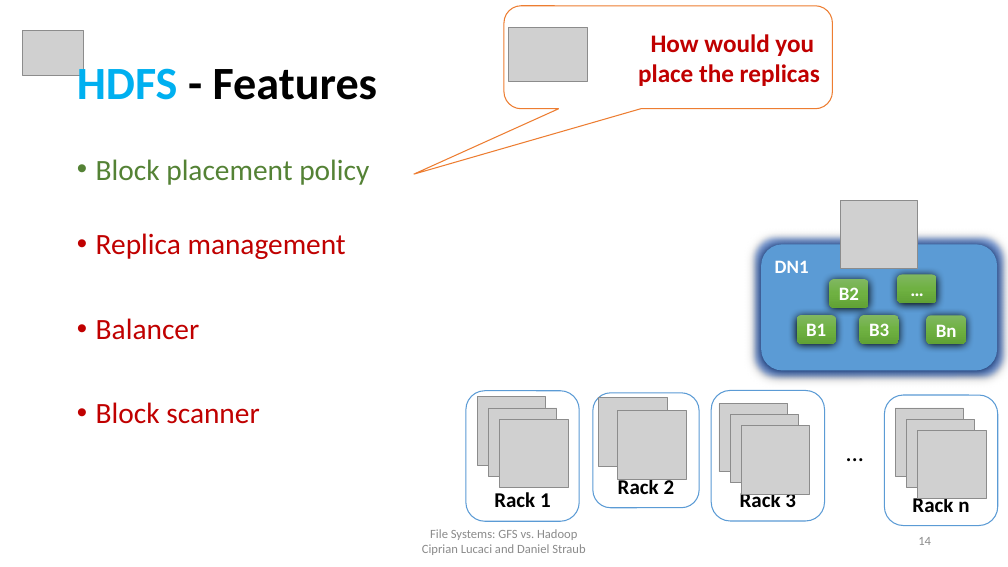
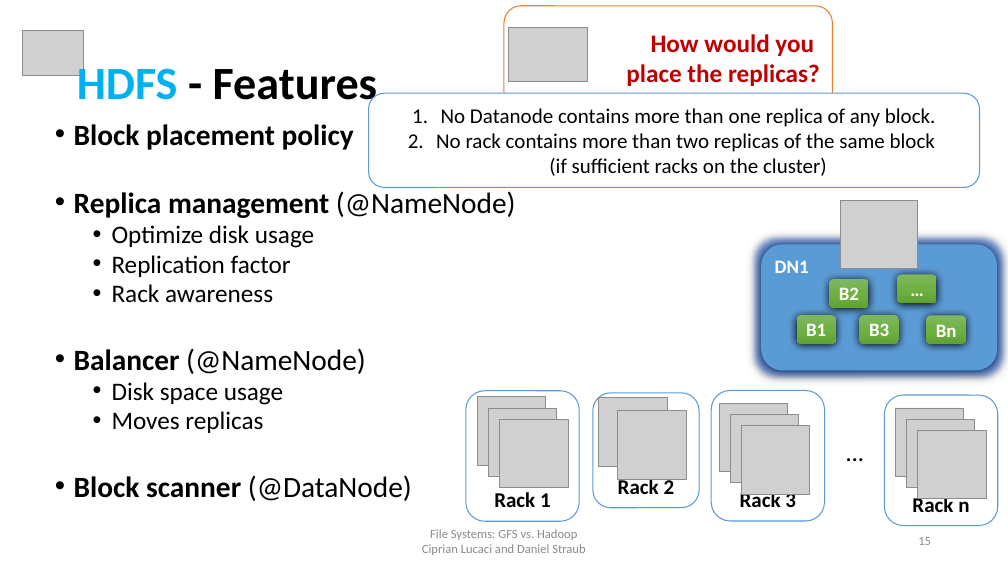
Before and after one commit to cipri7329/ss15-seminar, a slide deck: slide 15 of Presentation/DistributedFileSystems_Cipri.pptx (slide 14 before the commit). Drawn at 1008x567 pixels with LibreOffice and Linux fonts; fonts in the diff are those of the drawing; grey boxes stand for pictures; background and template pictures are left out. Boxes give left, top, right and bottom in pixels: in the first picture for what was removed or moved away, otherwise in the second. Text is boxed around its words. In the diff, an @@ line names an element or a change of style, - is before the commit and + after.

Commit message:
final presentation

```diff
--- a/Presentation/DistributedFileSystems_Cipri.pptx
+++ b/Presentation/DistributedFileSystems_Cipri.pptx
@@ text in rounded speech box at (x1=626, y1=64, x2=820, y2=86): text changed @@
-place the replicas
+place the replicas?
@@ text "Block placement policy" moved from (x1=96, y1=159, x2=369, y2=424) to (x1=74, y1=124, x2=516, y2=501) @@
@@ rounded rectangle added at (x1=369, y1=93, x2=980, y2=188), fill #FFFFFF, outline #5B9BD5 1 pt, 20 pt, text #000000 @@
+1. No Datanode contains more than one replica of any block.
+2. No rack contains more than two replicas of the same block
+   (if sufficient racks on the cluster)
@@ text at (x1=74, y1=124, x2=354, y2=150): text colour #548235 to #000000, bold on in "Block placement policy"; line spacing 0.9 to 0.8 @@
@@ text at (x1=74, y1=191, x2=516, y2=501): text changed; size 28 to 24 pt; text colour #C00000 to #000000 @@
-• Replica management
-• Balancer
-• Block scanner
+• Replica management (@NameNode)
+  • Optimize disk usage
+  • Replication factor
+  • Rack awareness
+• Balancer (@NameNode)
+  • Disk space usage
+  • Moves replicas
+• Block scanner (@DataNode)
@@ page number at (x1=918, y1=537, x2=931, y2=545): text changed @@
-14
+15
```
Also in this commit, not shown: 5 other slides changed, 15 slides added, 3 other files.
